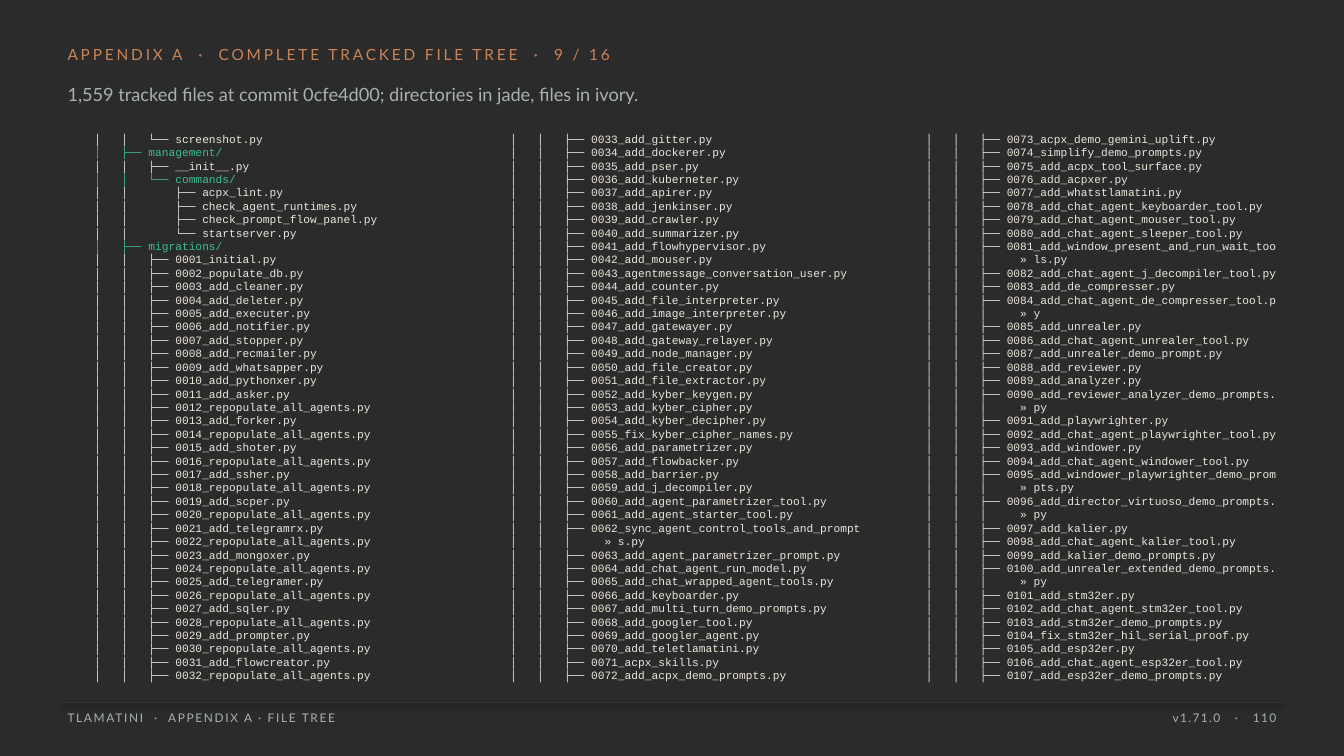
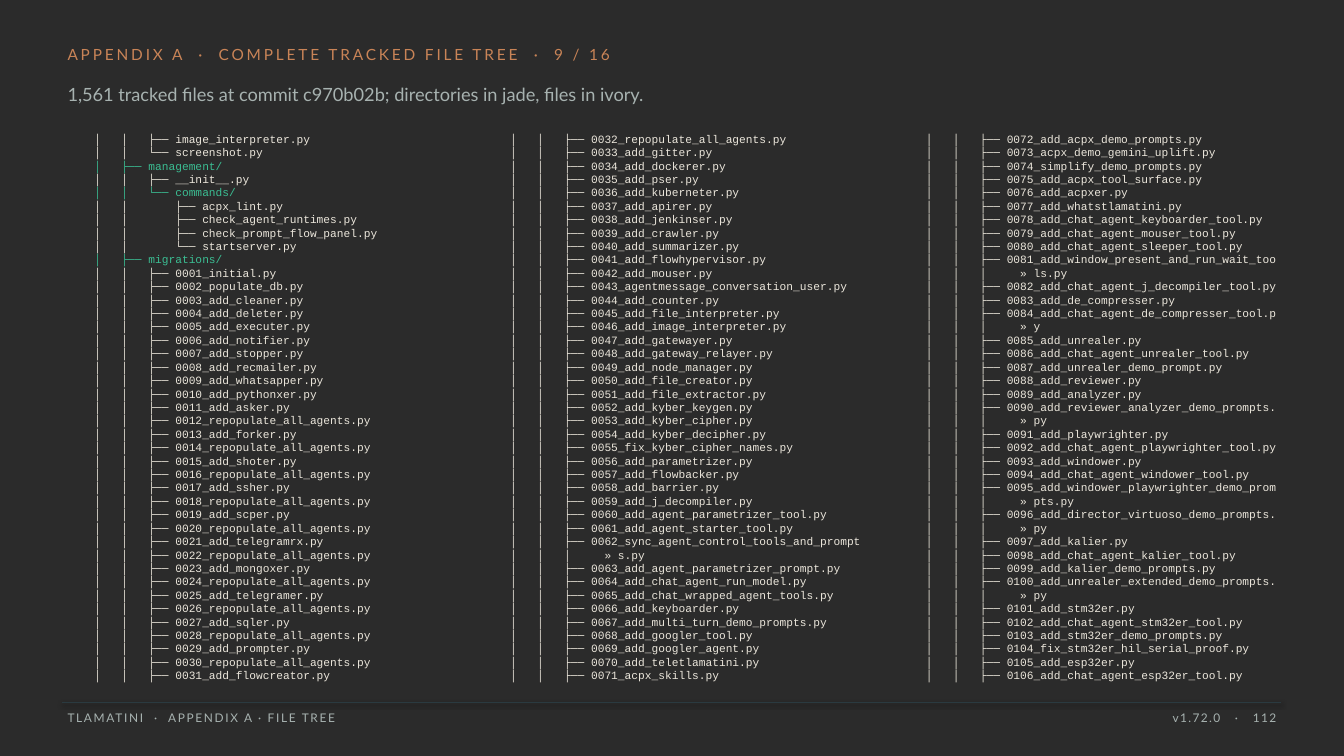
Before and after one commit to XAIHT/Tlamatini, a slide deck: slide 112 of Tlamatini_eXtended_Artificial_Intelligence_Humanly_Tempered.pptx (slide 110 before the commit). Drawn at 1344x756 pixels with LibreOffice and Linux fonts; fonts in the diff are those of the drawing; background and template pictures are left out; a plain dark background stands for a picture behind light text. Boxes give left, top, right and bottom in pixels: in the first picture for what was removed or moved away, otherwise in the second. Text is boxed around its words. In the diff, an @@ line names an element or a change of style, - is before the commit and + after.

```diff
--- a/Tlamatini_eXtended_Artificial_Intelligence_Humanly_Tempered.pptx
+++ b/Tlamatini_eXtended_Artificial_Intelligence_Humanly_Tempered.pptx
@@ text at bbox=[68, 87, 643, 104]: text changed @@
-1,559 tracked files at commit 0cfe4d00; directories in jade, files in ivory.
+1,561 tracked files at commit c970b02b; directories in jade, files in ivory.
@@ text at bbox=[175, 135, 310, 146]: paragraph added @@
+│ │ ├── image_interpreter.py
@@ text at bbox=[591, 135, 786, 146]: paragraph added @@
+│ │ ├── 0032_repopulate_all_agents.py
@@ text at bbox=[1007, 135, 1202, 146]: paragraph added @@
+│ │ ├── 0072_add_acpx_demo_prompts.py
@@ text at bbox=[175, 671, 370, 682]: paragraph removed @@
-│ │ ├── 0032_repopulate_all_agents.py
@@ text at bbox=[591, 671, 786, 682]: paragraph removed @@
-│ │ ├── 0072_add_acpx_demo_prompts.py
@@ text at bbox=[1007, 671, 1222, 682]: paragraph removed @@
-│ │ ├── 0107_add_esp32er_demo_prompts.py
@@ text at bbox=[1173, 713, 1276, 722]: text changed @@
-v1.71.0 · 110
+v1.72.0 · 112
```
Also in this commit, not shown: 117 other slides changed, 2 slides added, 19 other files.
